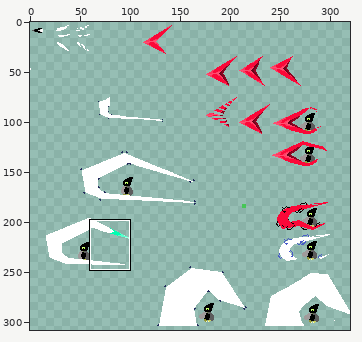
Edited in one commit: pixel-art file (Entities/Player/Art/player_attacks.aseprite). The first picture is a wide view before the edit; the outline marks the close-up.
Close-up. Earlier state:
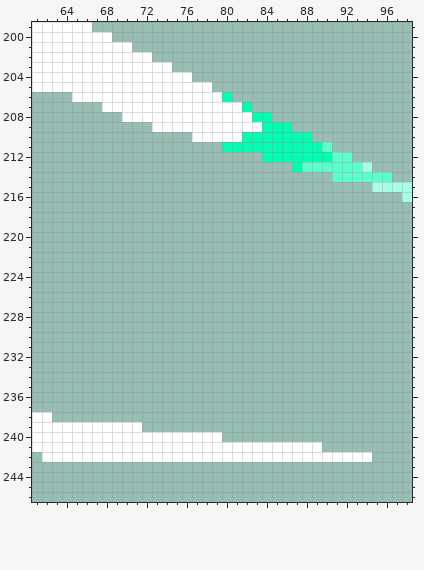
320x320 pixels, 1 frame. Colours within 5 levels of each other are drawn and written as one. Shown: x 61..98, y 199..246. The wide view leaves out empty margins.
After the commit:
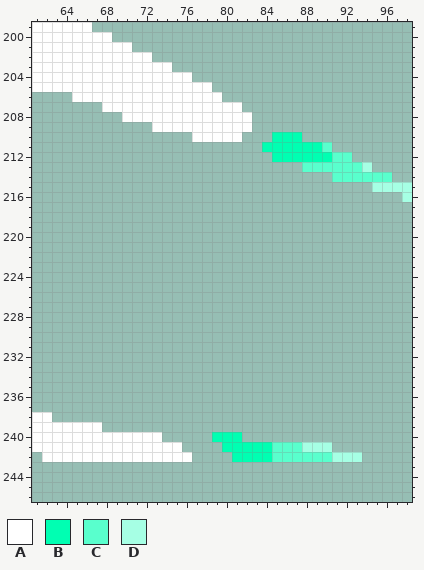
Palette (. is transparent): A #ffffff  B #00ffb2  C #59ffcd  D #a6ffe4
Changes in this commit:
Layer "Attacks":
The edit adds colour B in row 240 at x 80 to 81.
Colour A gives way to colour B in row 240 at x 79; in row 241 at x 80 to 84; in row 242 at x 81 to 84.
Colour A gives way to colour C in row 241 at x 85 to 87; in row 242 at x 85 to 90.
The edit adds colour D in row 241 at x 90.
Colour A gives way to colour D in row 241 at x 88 to 89; in row 242 at x 91 to 93.
Colour A is gone in row 209 at x 83; in row 239 at x 68 to 71; in row 240 at x 74 to 78; in row 241 at x 76 to 79; in row 242 at x 77 to 80 and 94.
Colour B is gone in row 206 at x 80; in row 207 at x 82; in row 208 at x 83 to 84; in row 209 at x 84 to 86; in row 210 at x 82 to 84 and 88; in row 211 at x 80 to 83.
Colour B is gone in row 212 at x 84; in row 213 at x 87.
Changed places in both close-ups, as pixel boxes (x1, y1, x2, y2):
erased: (222, 92, 312, 172)
changed: (102, 422, 372, 462)
